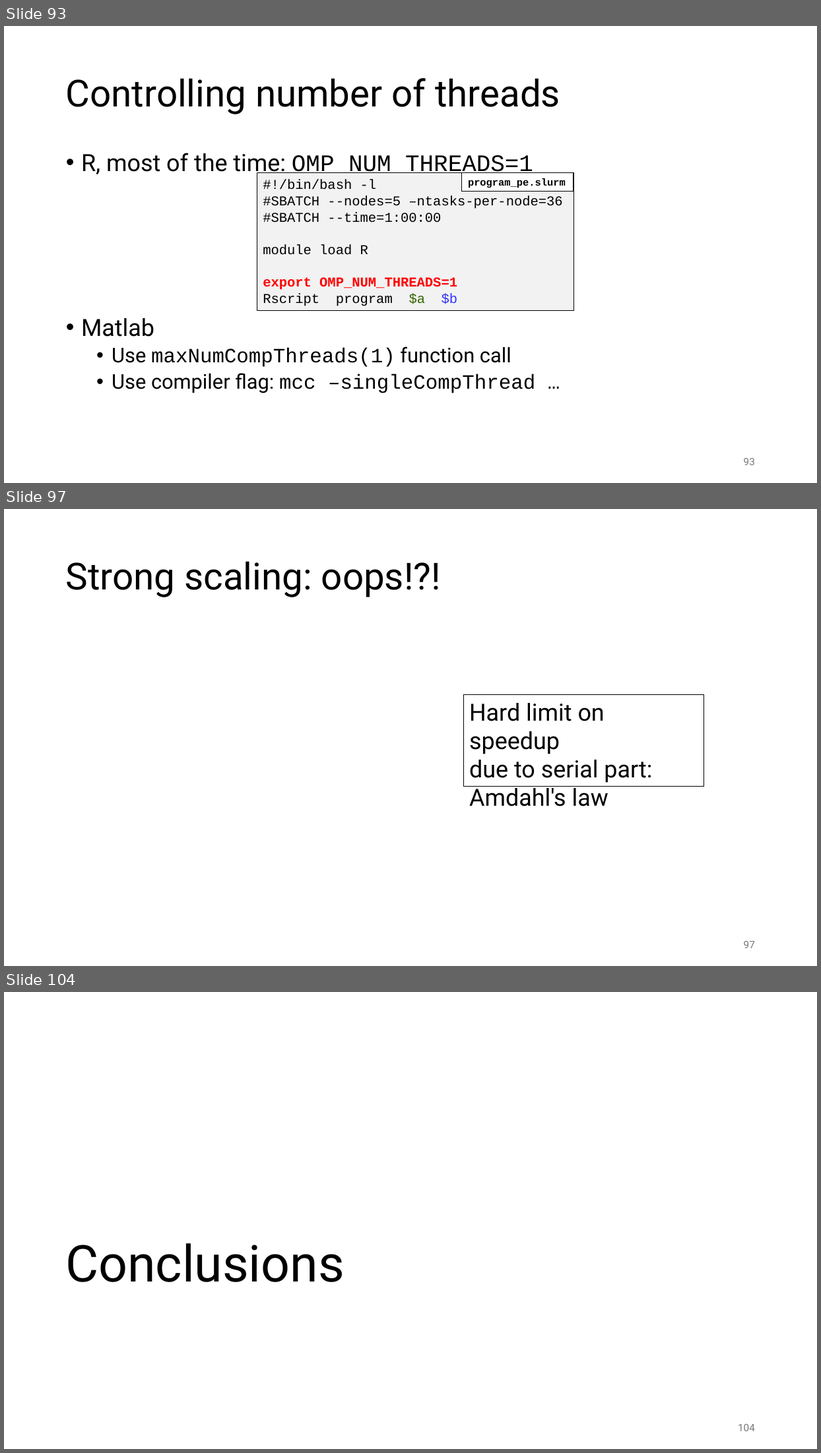
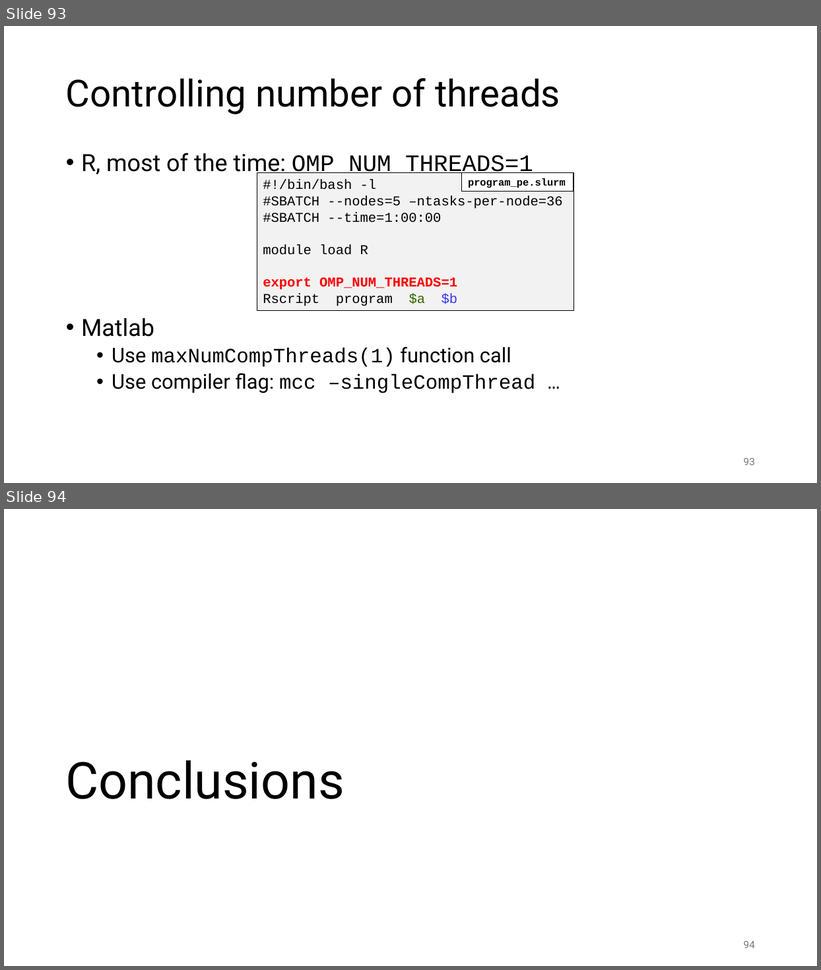
Before and after one commit to gjbex/Workflows-for-HPC, a slide deck: workflow_for_HPC.pptx. Shown one above the other, each under a label of ours: slides 93, 97 and 104 before the commit, slides 93 and 94 after it; the slides between them are not shown. The pictures are 821x1453 and 821x970 pixels, drawn with LibreOffice and Linux fonts; fonts in the diff are those of the drawing; grey boxes stand for pictures. Boxes give left, top, right and bottom in pixels: in the first picture for what was removed or moved away, otherwise in the second. Text is boxed around its words. In the diff, an @@ line names an element or a change of style, - is before the commit and + after.

Commit message:
Remove slides on scaling
This is covered extensively in "Best practices for data science on HPC".

```diff
--- a/workflow_for_HPC.pptx
+++ b/workflow_for_HPC.pptx
@@ slide 97 removed at (4,509,817,966), background #FFFFFF @@
@@ title removed at (66,561,441,597) @@
-Strong scaling: oops!?!
@@ rectangle removed at (463,694,704,787) @@
-Hard limit on speedup
-due to serial part:
-Amdahl's law
@@ page number removed at (744,941,755,949) @@
-97
@@ what was slide 104 is now slide 94 @@
@@ page number at (744,941,755,949): text changed @@
-104
+94
```
Also in this commit, not shown: 9 other slides removed.
